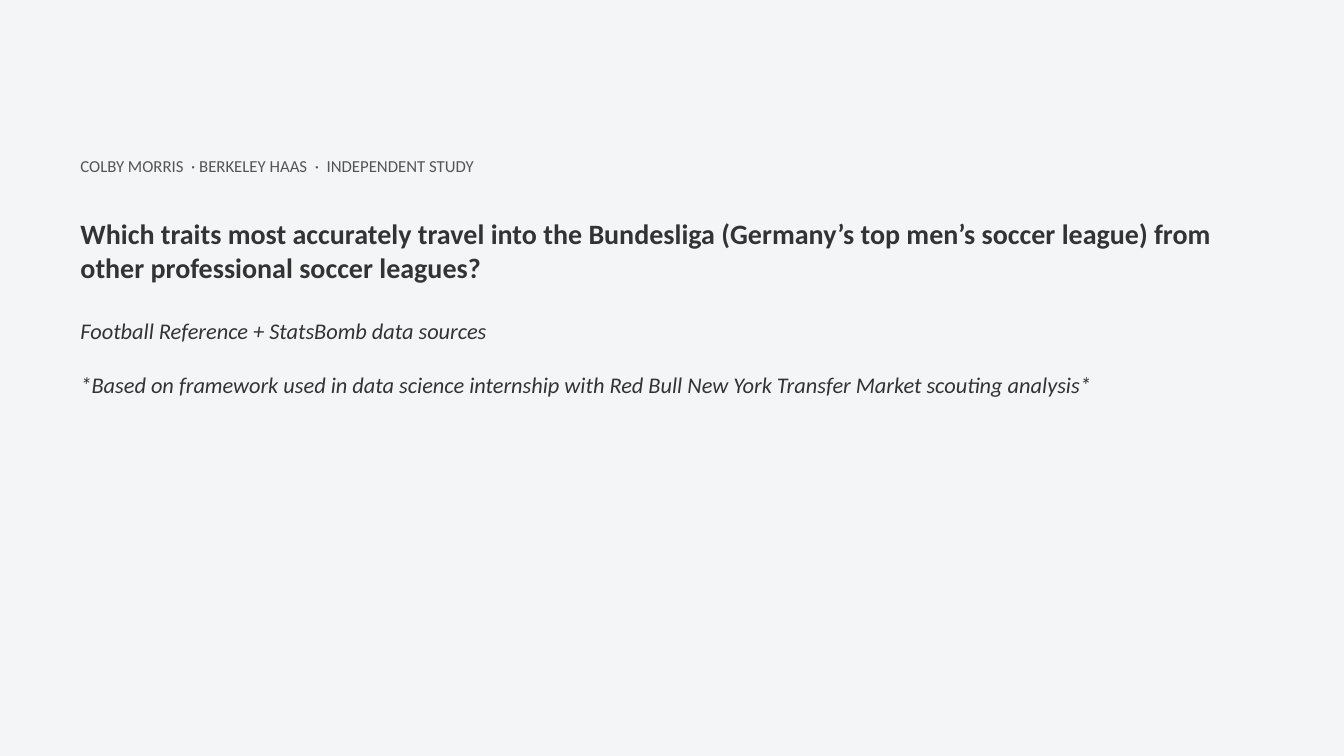
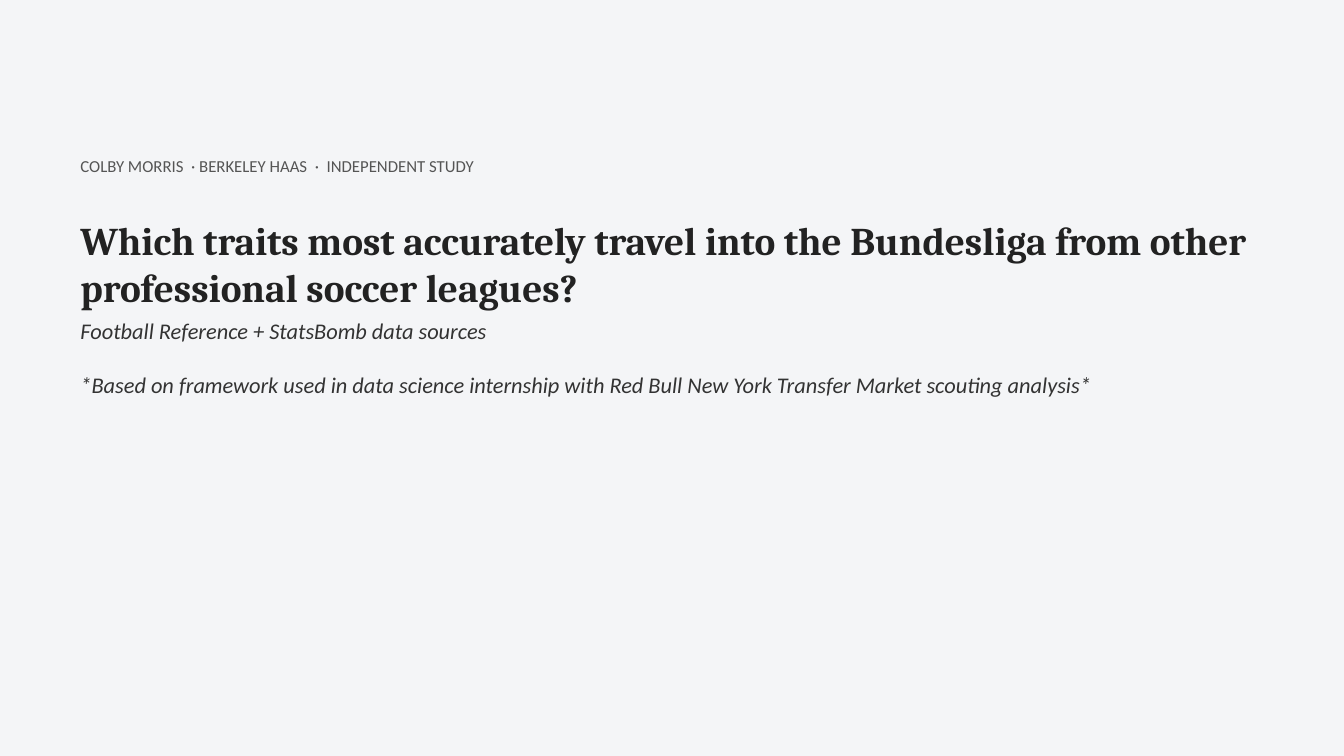
Before and after one commit to colbymorris08/bundesliga-transfer-traits, a slide deck: slide 1 of bundesliga_transfer_traits.pptx. Drawn at 1344x756 pixels with LibreOffice and Linux fonts; fonts in the diff are those of the drawing. Boxes give left, top, right and bottom in pixels: in the first picture for what was removed or moved away, otherwise in the second. Text is boxed around its words. In the diff, an @@ line names an element or a change of style, - is before the commit and + after.

```diff
--- a/bundesliga_transfer_traits.pptx
+++ b/bundesliga_transfer_traits.pptx
@@ text at (80,227,1246,311): text changed; size 20 to 28 pt; font Calibri to Cambria; text colour #333333 to #222222 @@
-Which traits most accurately travel into the Bundesliga (Germany’s top men’s soccer league) from other professional soccer leagues?
+Which traits most accurately travel into the Bundesliga from other professional soccer leagues?
```
Also in this commit, not shown: 13 other slides changed.
